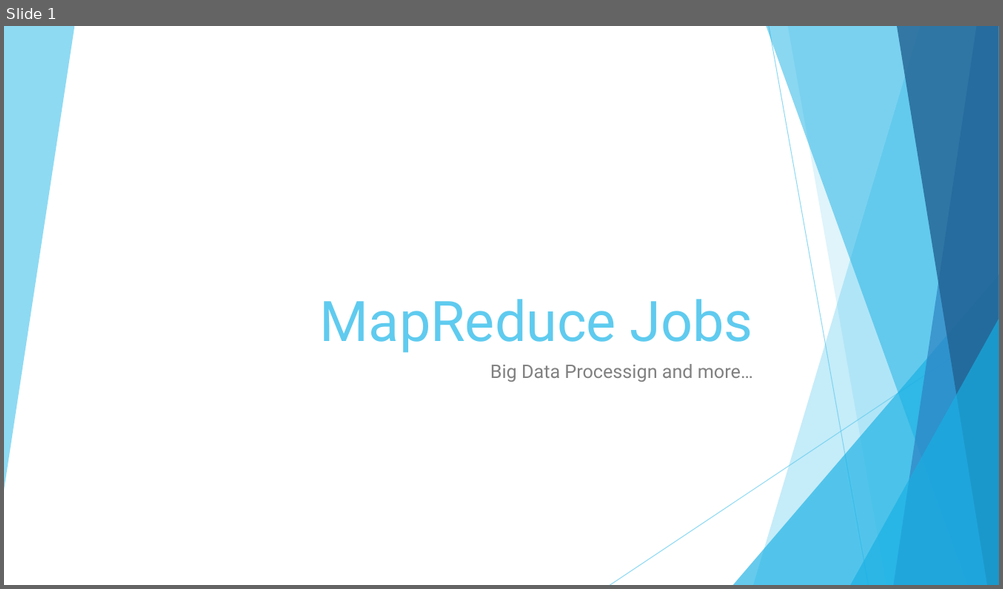
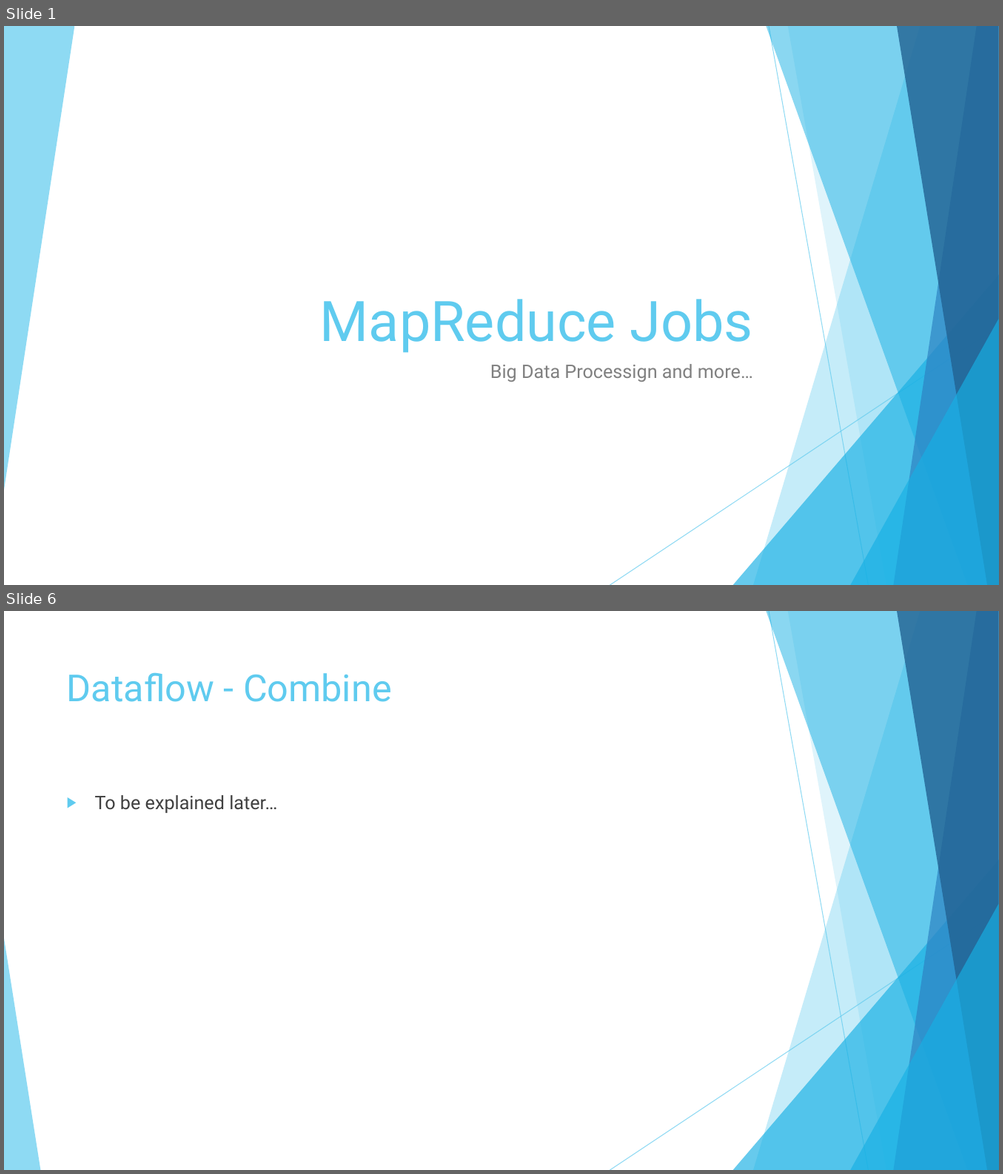
Before and after one commit to number8/blog, a slide deck: 2013-09/hadoop-map-reduce/MapReduce.pptx. Shown one above the other, each under a label of ours: slide 1 before the commit, slides 1 and 6 after it; the slides between them are not shown. The pictures are 1003x589 and 1003x1174 pixels, drawn with LibreOffice and Linux fonts; fonts in the diff are those of the drawing. Boxes give left, top, right and bottom in pixels: in the first picture for what was removed or moved away, otherwise in the second. Text is boxed around its words. In the diff, an @@ line names an element or a change of style, - is before the commit and + after.

```diff
--- a/2013-09/hadoop-map-reduce/MapReduce.pptx
+++ b/2013-09/hadoop-map-reduce/MapReduce.pptx
@@ slide 6 added at [4,611,999,1170], background #FFFFFF; not listed: 9 template elements that a slide beside it also shows @@
@@ title added at [67,672,392,702], 36 pt, text #5FCBEF @@
+Dataflow - Combine
@@ text added at [95,795,277,813], 18 pt, text #404040 @@
+▶ To be explained later…
@@ triangle added at [4,939,40,1170], fill #5FCBEF at 70% opacity @@
```
Also in this commit, not shown: 1 slide changed, 18 other slides added, 1 slide removed, 8 other files.
